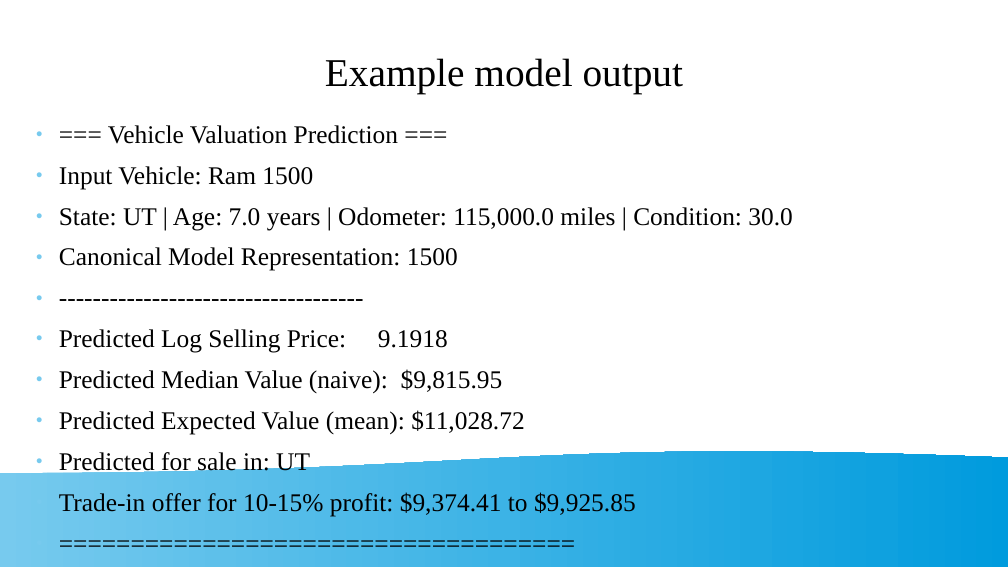
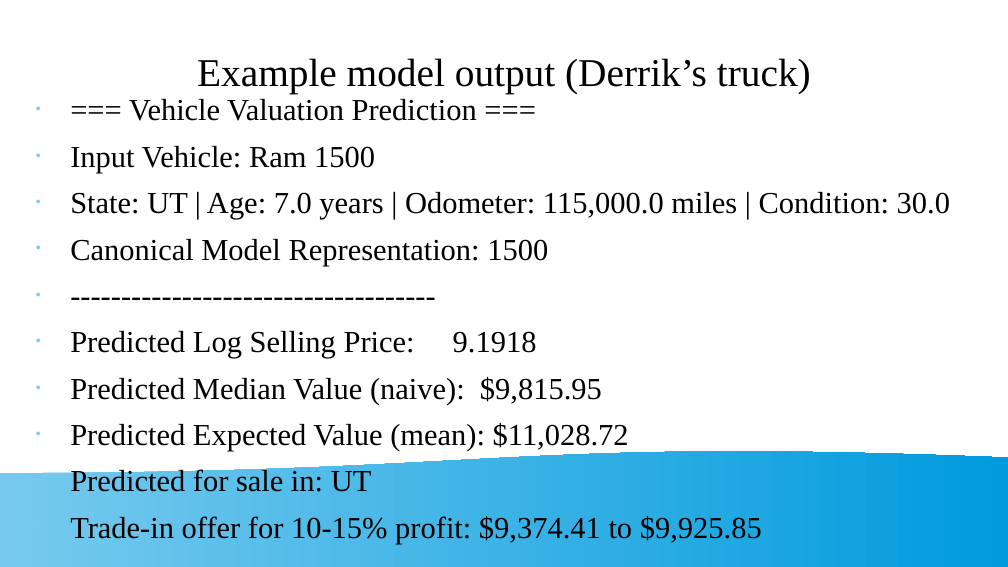
Before and after one commit to sbowler/project-one, a slide deck: slide 11 of presentations/project1_presentation.pptx. Drawn at 1008x567 pixels with LibreOffice and Linux fonts; fonts in the diff are those of the drawing. Boxes give left, top, right and bottom in pixels: in the first picture for what was removed or moved away, otherwise in the second. Text is boxed around its words. In the diff, an @@ line names an element or a change of style, - is before the commit and + after.

```diff
--- a/presentations/project1_presentation.pptx
+++ b/presentations/project1_presentation.pptx
@@ title at (197, 58, 811, 95): text changed @@
-Example model output
+Example model output (Derrik’s truck)
@@ subtitle "=== Vehicle Valuation Prediction ===": place and size @@
-subtitle "=== Vehicle Valuation Prediction ===" at (59, 125, 793, 517)
+subtitle "=== Vehicle Valuation Prediction ===" at (70, 146, 950, 544)
@@ subtitle "=== Vehicle Valuation Prediction ===" at (70, 146, 950, 544): size 20 to 24 pt; bullet ● to • @@
```
Also in this commit, not shown: 6 other slides changed, 1 other file.
